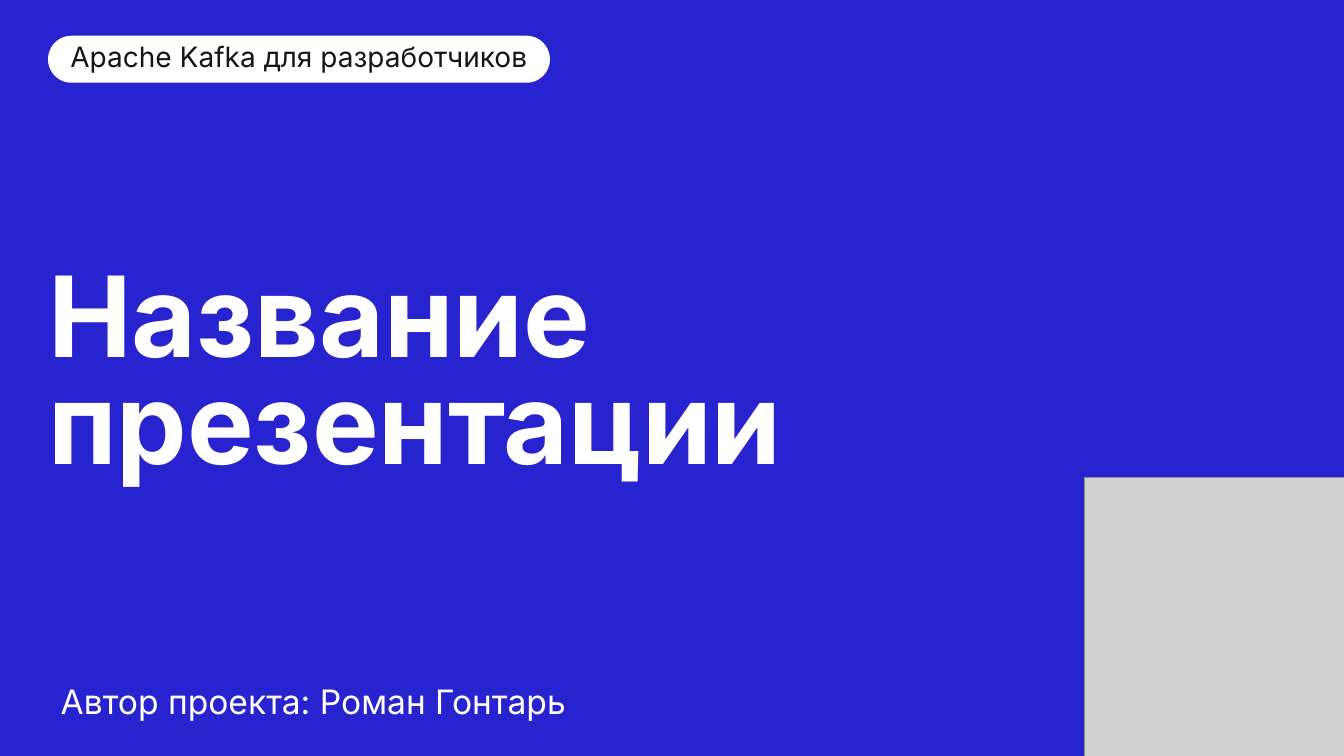
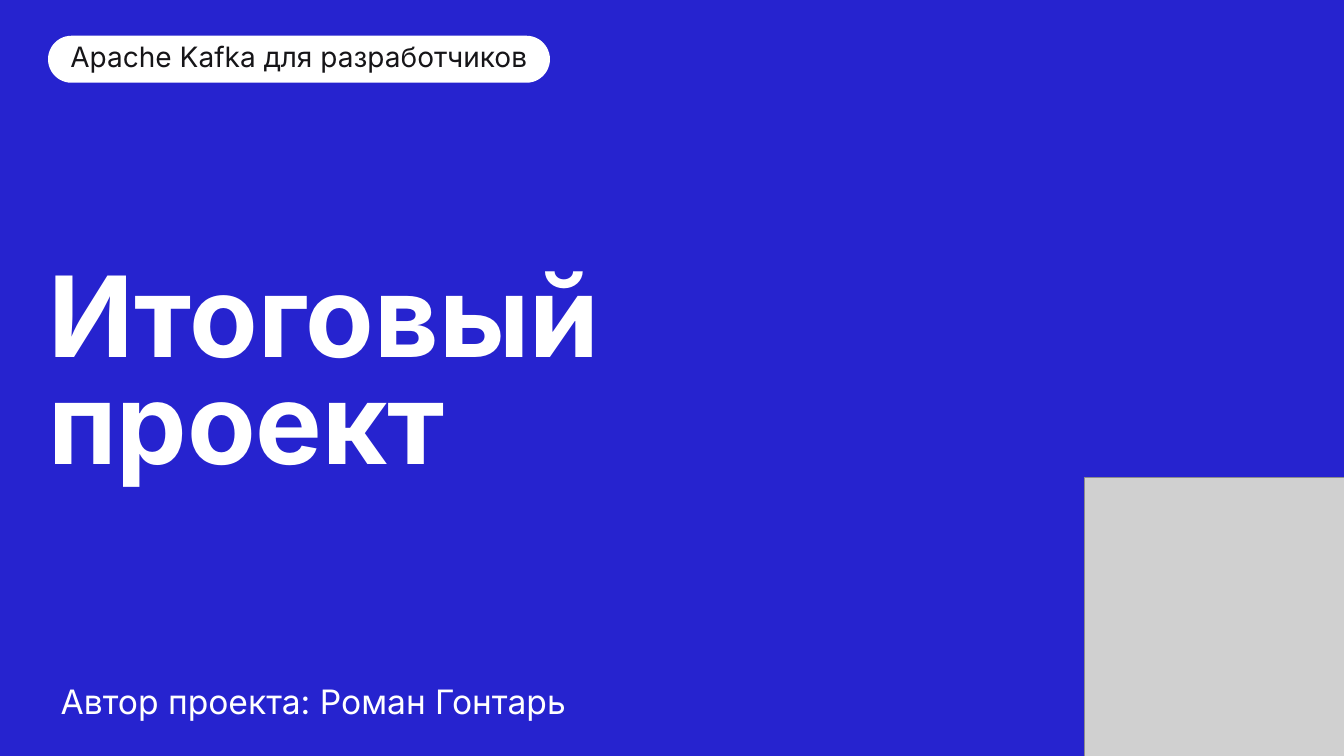
Before and after one commit to CoolGosha/kafka-for-devs-final-project, a slide deck: slide 1 of Защита проекта Кафка для разработчиков Гонтарь Роман.pptx. Drawn at 1344x756 pixels with LibreOffice and Linux fonts; fonts in the diff are those of the drawing; grey boxes stand for pictures; background and template pictures are left out. Boxes give left, top, right and bottom in pixels: in the first picture for what was removed or moved away, otherwise in the second. Text is boxed around its words. In the diff, an @@ line names an element or a change of style, - is before the commit and + after.

```diff
--- a/Защита проекта Кафка для разработчиков Гонтарь Роман.pptx
+++ b/Защита проекта Кафка для разработчиков Гонтарь Роман.pptx
@@ title at (x1=48, y1=271, x2=599, y2=487): text changed @@
-Название
-презентации
+Итоговый проект
```
Also in this commit, not shown: 1 other slide changed, 1 slide added, 1 slide removed, 1 other file.
